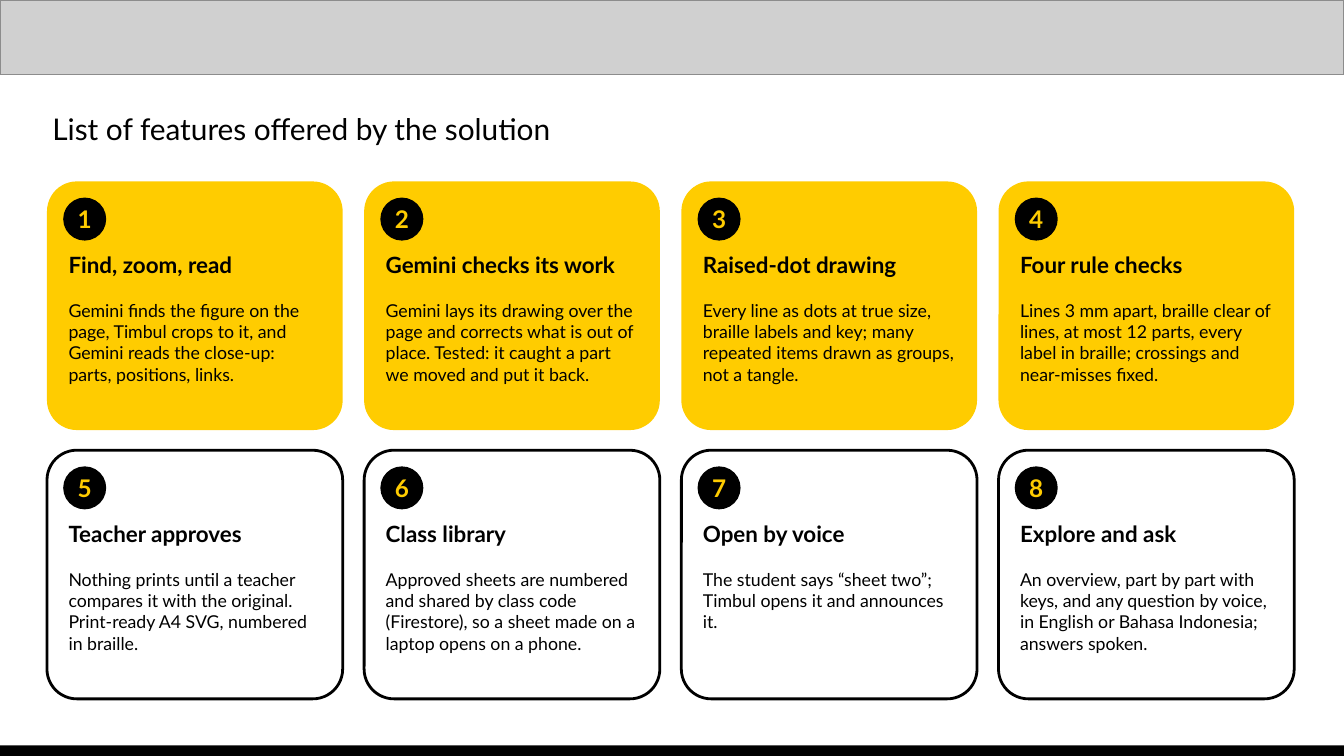
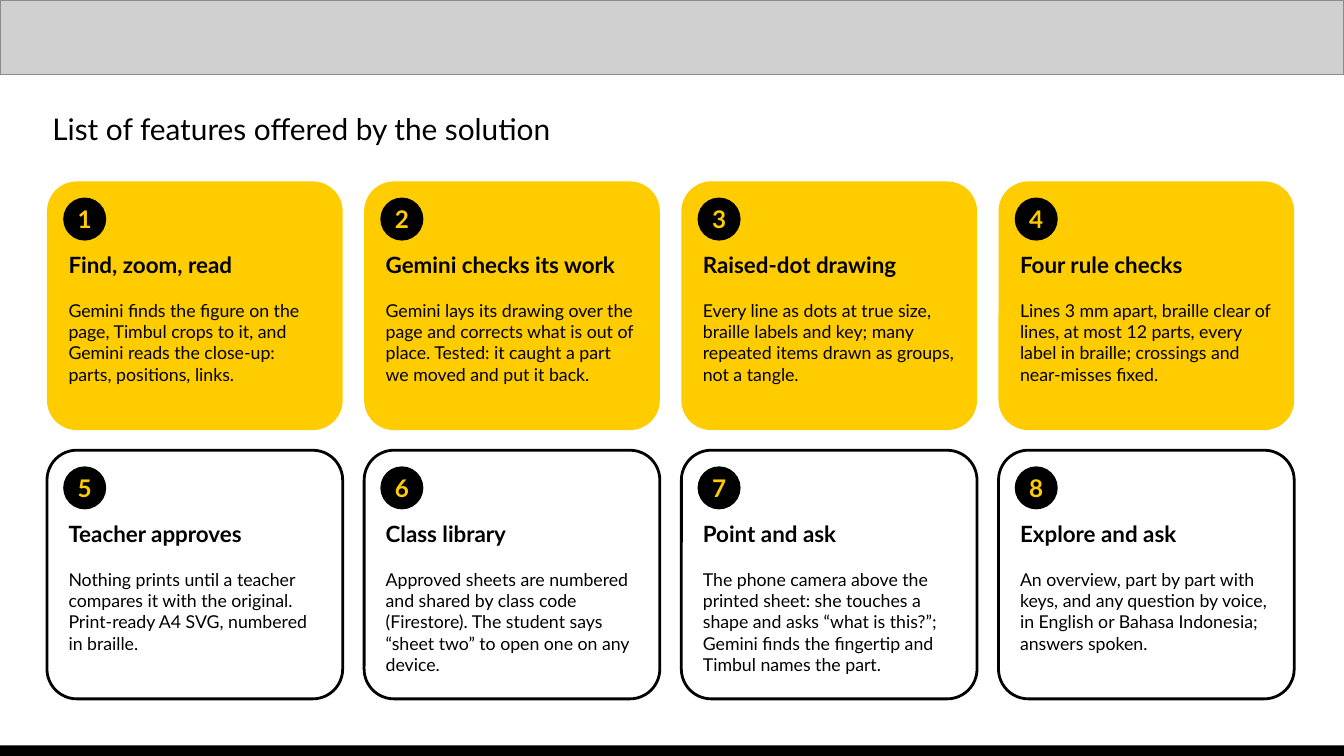
Before and after one commit to padmanabhan-r/timbul, a slide deck: slide 4 of deck/work/Timbul - AI Builder Cup.pptx. Drawn at 1344x756 pixels with LibreOffice and Linux fonts; fonts in the diff are those of the drawing; grey boxes stand for pictures. Boxes give left, top, right and bottom in pixels: in the first picture for what was removed or moved away, otherwise in the second. Text is boxed around its words. In the diff, an @@ line names an element or a change of style, - is before the commit and + after.

Commit message:
Add Point and ask to the deck and README

```diff
--- a/deck/work/Timbul - AI Builder Cup.pptx
+++ b/deck/work/Timbul - AI Builder Cup.pptx
@@ text at (x1=703, y1=525, x2=836, y2=542): text changed @@
-Open by voice
+Point and ask
@@ text at (x1=386, y1=573, x2=630, y2=671): text changed @@
-Approved sheets are numbered and shared by class code (Firestore), so a sheet made on a laptop opens on a phone.
+Approved sheets are numbered and shared by class code (Firestore). The student says “sheet two” to open one on any device.
@@ text at (x1=703, y1=573, x2=937, y2=674): text changed @@
-The student says “sheet two”; Timbul opens it and announces it.
+The phone camera above the printed sheet: she touches a shape and asks “what is this?”; Gemini finds the fingertip and Timbul names the part.
```
Also in this commit, not shown: 5 other slides changed, 2 other files.
